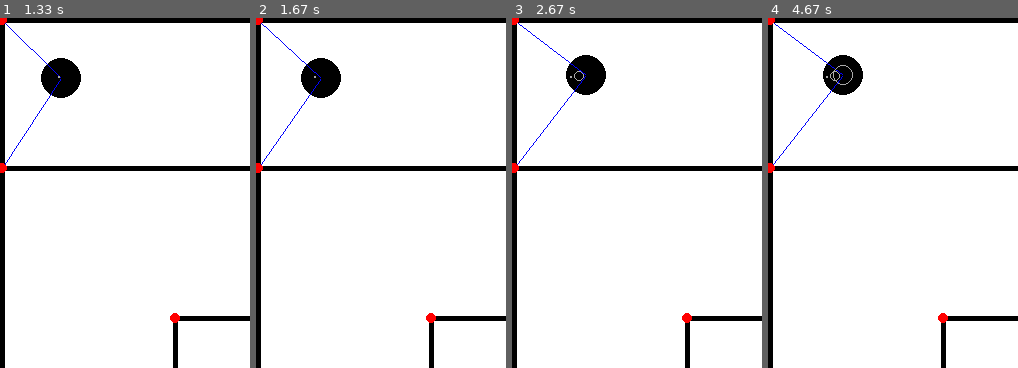
Above: before the commit, frames 1-4 (left to right).
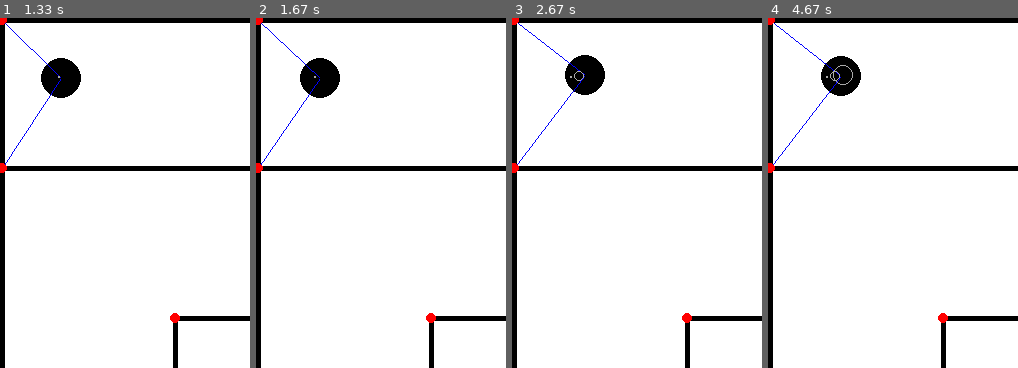
Above: after the commit, the same moments.

Repository: lukassanting/ARS_PSO_Assignment
Game: pygame game, started from Assignment_5/main.py
The game is run twice, just before and just after one commit, with the same random seed, the same clock (stepped at 60 frames per second) and the same inputs.
Inputs:
- Up to frame 1 (1.33 s): tap X at 0.33 s; hold W from 1.17 s (still down)
- Up to frame 2 (1.67 s): release W at 1.63 s
- Up to frame 3 (2.67 s): hold D 1.67-2.13 s; hold A from 2.17 s (still down)
- Up to frame 4 (4.67 s): release A at 2.7 s; hold S 2.73-3.03 s; hold W 3.5-3.87 s; tap X at 3.57, 3.97, 4.27, 4.63 s; hold D 3.9-4.53 s; hold S from 4.57 s (still down)
The pictures show only the part of the screen within x 0-50%, y 0-50%; the shares and areas given below are measured in that part.

Frame 1 is identical in both runs. In frame 2, 0.3% of the frame differs, in the area x 2-34%, y 2-42%; in frame 3, 0.3%; in frame 4, 0.4%, in the area x 3-38%, y 2-40%.

Commit message:
added noise to motion

Diff:
--- a/Assignment_5/kalman_filter.py
+++ b/Assignment_5/kalman_filter.py
@@ -13,6 +13,7 @@
 
 # change variance to small number instead of 0!!!
 def motion_model_noise_covariance_matrix_R(variance=0.001):
+    # return np.array([[0.001, 0, 0],[0, 0.003, 0],[0, 0, 0.001]])
     return variance*np.identity(3)
 
 def sensor_model_noise_covariance_matrix_Q(variance=0.001):
@@ -72,7 +73,6 @@
     cov_matrix_bar_t = np.matmul(matrix_A,
                             np.matmul(cov_matrix_t_minus_1, np.transpose(matrix_A))
                         ) + motion_model_noise_covariance_matrix_R()
-    print(f'Diagonal of cov_matrix: {np.diagonal(cov_matrix_bar_t)}')
 
     if z_t is None:
         # if no measurement is received, return values without correction
--- a/Assignment_5/pygame_classes.py
+++ b/Assignment_5/pygame_classes.py
@@ -33,6 +33,7 @@
         self._time_step_size = 1 / FPS
         self._vel_right = 0
         self._vel_left = 0
+        self._belief_vel = 0
         self._positions = [(position[0], position[1])]
         self._belief_positions = [(position[0], position[1])]
         self._belief_angle = [position[2]]
@@ -106,8 +107,9 @@
         self._time += time_elapsed
 
     def accelerate(self, verbose=False):
-        self._vel_right = np.round(self._vel_right + self._acc, decimals=8)
-        self._vel_left = np.round(self._vel_left + self._acc, decimals=8)
+        self._belief_vel = np.round(self._belief_vel + self._acc, decimals=8)
+        self._vel_right = np.round(self._vel_right + self._acc + np.random.normal(), decimals=8)
+        self._vel_left = np.round(self._vel_left + self._acc + np.random.normal(), decimals=8)
         self.update_rotate_rate()
         self.update_rotate_radius(verbose)
         if verbose:
@@ -115,8 +117,9 @@
                 f'Accelerating right: {self._vel_right}, Accelerating left: {self._vel_left}, rotation rate: {self._rot_rate}, rotation radius: {self._rot_radius}')
 
     def decelerate(self, verbose=False):
-        self._vel_right = np.round(self._vel_right - self._acc, decimals=8)
-        self._vel_left = np.round(self._vel_left - self._acc, decimals=8)
+        self._belief_vel = np.round(self._belief_vel - self._acc, decimals=8)
+        self._vel_right = np.round(self._vel_right - self._acc + np.random.normal(), decimals=8)
+        self._vel_left = np.round(self._vel_left - self._acc + np.random.normal(), decimals=8)
         self.update_rotate_rate()
         self.update_rotate_radius(verbose)
         if verbose:
@@ -136,6 +139,7 @@
             print(f'Decreasing angular position: {self._pos[2]}')
 
     def stop(self, verbose=False):
+        self._belief_vel = 0
         self._vel_right = 0
         self._vel_left = 0
         self.update_rotate_rate()
@@ -176,7 +180,7 @@
             trilateration_pos = trilateration_pos.reshape((3,1))
         prior_belief = np.append(np.asarray(self._belief_positions[-1]), self._belief_angle[-1]).reshape((3,1))
         print(f'rotation rate is {self._rot_rate}')
-        u = np.array([(self._vel_left+self._vel_right)/2, self._rot_rate]).reshape((2,1))
+        u = np.array([self._belief_vel, self._rot_rate]).reshape((2,1))
         pos, cov_matrix = Kalman_filter(
                                     mean_t_minus_1=prior_belief,
                                     cov_matrix_t_minus_1=self._belief_covariance_matrix[-1],
@@ -195,7 +199,7 @@
                 trilateration_pos = np.asarray(trilateration_pos)
             trilateration_pos = trilateration_pos.reshape((3,1))
         prior_belief = np.append(np.asarray(self._belief_positions[-1]), self._belief_angle[-1]).reshape((3,1))
-        u = np.array([(self._vel_left+self._vel_right)/2, self._change_in_theta]).reshape((2,1))
+        u = np.array([self._belief_vel, self._change_in_theta]).reshape((2,1))
         pos, cov_matrix = KF_no_rot_rate(
                                     mean_t_minus_1=prior_belief,
                                     cov_matrix_t_minus_1=self._belief_covariance_matrix[-1],
